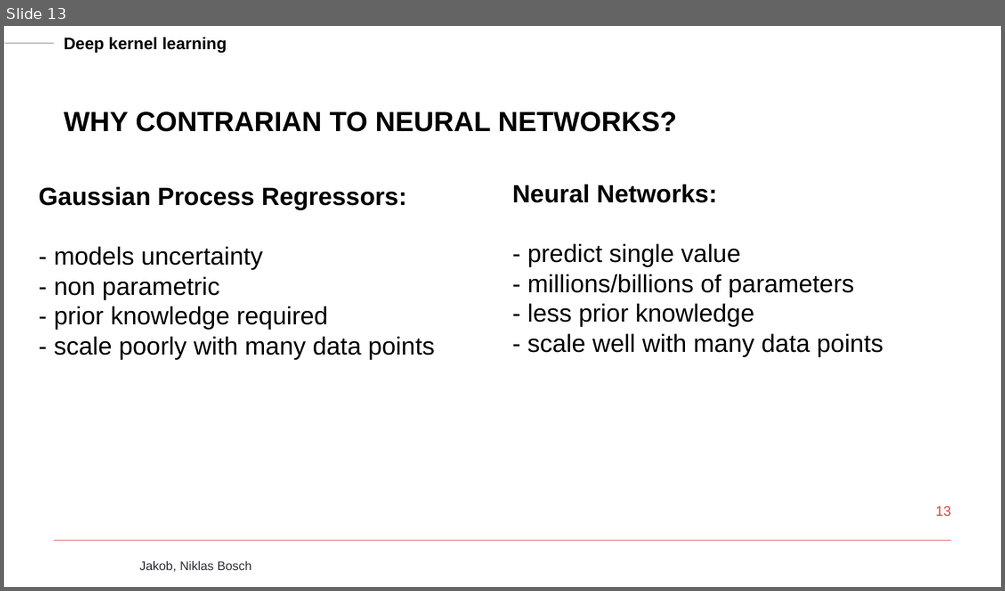
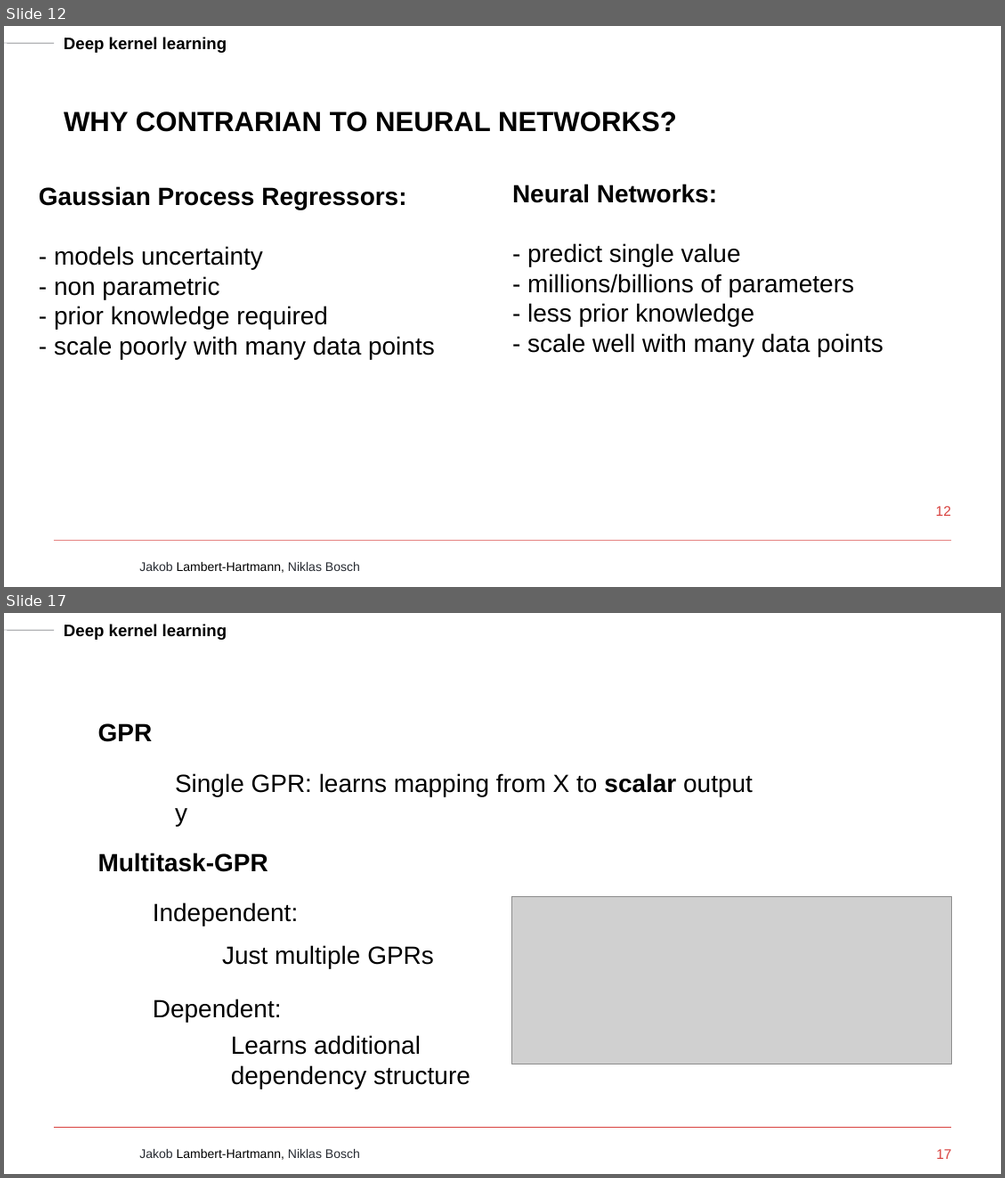
Before and after one commit to Naehrwerte/deep-kernel-learning, a slide deck: slides/jakob-slides.pptx. Shown one above the other, each under a label of ours: slide 13 before the commit, slides 12 and 17 after it; the slides between them are not shown. The pictures are 1005x591 and 1005x1178 pixels, drawn with LibreOffice and Linux fonts; fonts in the diff are those of the drawing; grey boxes stand for pictures; background and template pictures are left out. Boxes give left, top, right and bottom in pixels: in the first picture for what was removed or moved away, otherwise in the second. Text is boxed around its words. In the diff, an @@ line names an element or a change of style, - is before the commit and + after.

```diff
--- a/slides/jakob-slides.pptx
+++ b/slides/jakob-slides.pptx
@@ slide 17 added at bbox=[4, 613, 1001, 1174], background #FFFFFF; not listed: 4 template elements that a slide beside it also shows @@
@@ text added at bbox=[98, 723, 153, 742], 18 pt, text #000000, bold @@
+GPR
@@ text added at bbox=[175, 773, 752, 796], 18 pt, text #000000 @@
+Single GPR: learns mapping from X to scalar output y
@@ text added at bbox=[98, 852, 268, 872], 18 pt, text #000000, bold @@
+Multitask-GPR
@@ text added at bbox=[153, 902, 298, 925], 18 pt, text #000000 @@
+Independent:
@@ picture added at bbox=[511, 896, 951, 1063] @@
@@ text added at bbox=[222, 945, 434, 968], 18 pt, text #000000 @@
+Just multiple GPRs
@@ text added at bbox=[153, 998, 282, 1022], 18 pt, text #000000 @@
+Dependent:
@@ text added at bbox=[231, 1035, 470, 1088], 18 pt, text #000000 @@
+Learns additional dependency structure
@@ line added from (54, 1127) to (951, 1127), #D8413E 0.25 pt @@
@@ page number added at bbox=[936, 1149, 951, 1159], 10 pt, text #D8413E @@
+17
@@ what was slide 13 is now slide 12 @@
@@ slide 12 changed as well @@
@@ page number at bbox=[936, 506, 951, 516]: text changed @@
-13
+12
@@ text at bbox=[139, 562, 360, 572]: text changed; text colour #262A31 to #000000 @@
-Jakob, Niklas Bosch
+Jakob Lambert-Hartmann, Niklas Bosch
```
Also in this commit, not shown: 12 other slides changed, 4 other slides added, 4 slides removed.
